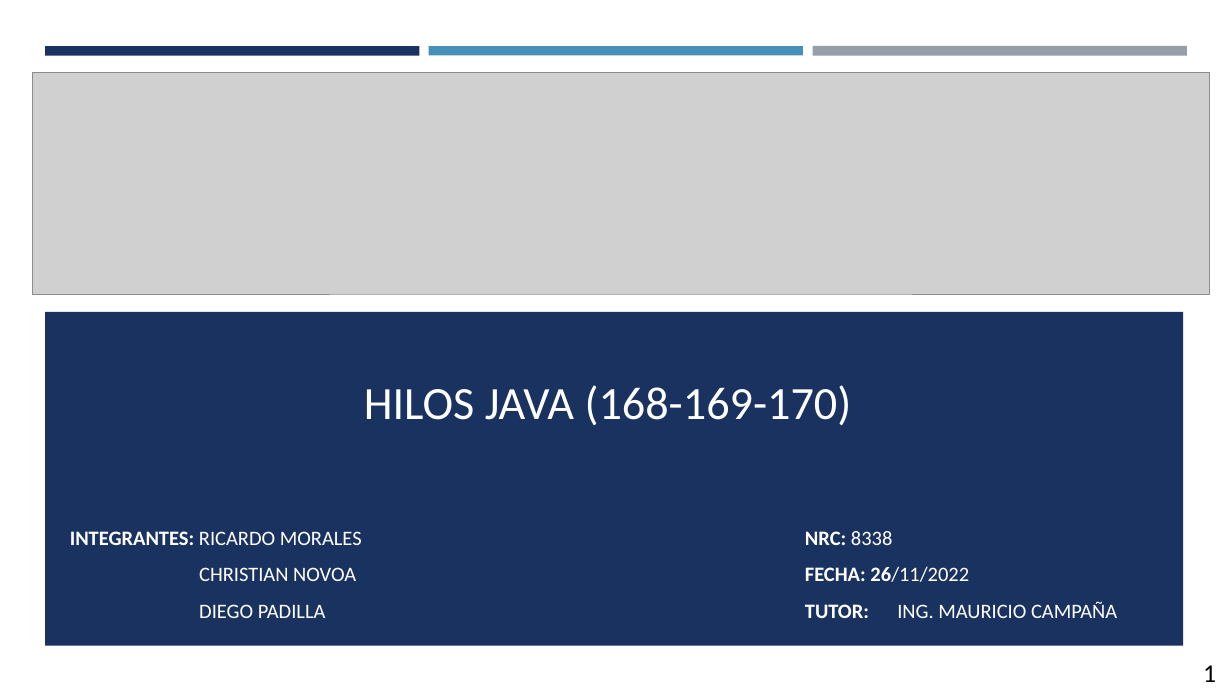
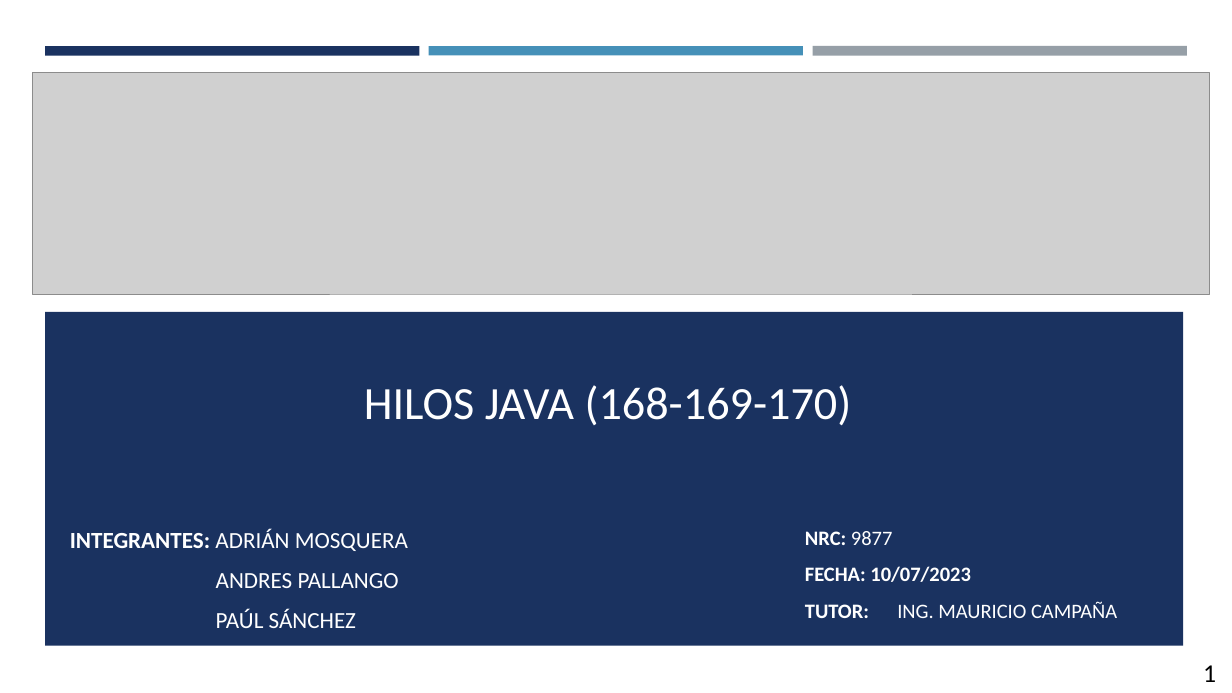
Before and after one commit to andrespallango/Aplicaciones_Distribuidas_Java_DotNET, a slide deck: slide 1 of HilosJava_Grupo2/DOCUMENTACION/HilosJava_168_169_170_Grupo2.pptx. Drawn at 1232x693 pixels with LibreOffice and Linux fonts; fonts in the diff are those of the drawing; grey boxes stand for pictures. Boxes give left, top, right and bottom in pixels: in the first picture for what was removed or moved away, otherwise in the second. Text is boxed around its words. In the diff, an @@ line names an element or a change of style, - is before the commit and + after.

```diff
--- a/HilosJava_Grupo2/DOCUMENTACION/HilosJava_168_169_170_Grupo2.pptx
+++ b/HilosJava_Grupo2/DOCUMENTACION/HilosJava_168_169_170_Grupo2.pptx
@@ subtitle at (x1=70, y1=528, x2=408, y2=628): text changed; size 16 to 18 pt @@
-INTEGRANTES: RICARDO MORALES
-CHRISTIAN NOVOA
-DIEGO PADILLA
+INTEGRANTES: ADRIÁN MOSQUERA
+ANDRES PALLANGO
+PAÚL SÁNCHEZ
@@ text at (x1=805, y1=531, x2=971, y2=582): text changed @@
-NRC: 8338
-FECHA: 26/11/2022
+NRC: 9877
+FECHA: 10/07/2023
```
Also in this commit, not shown: 17 other slides changed, 1 other file.
